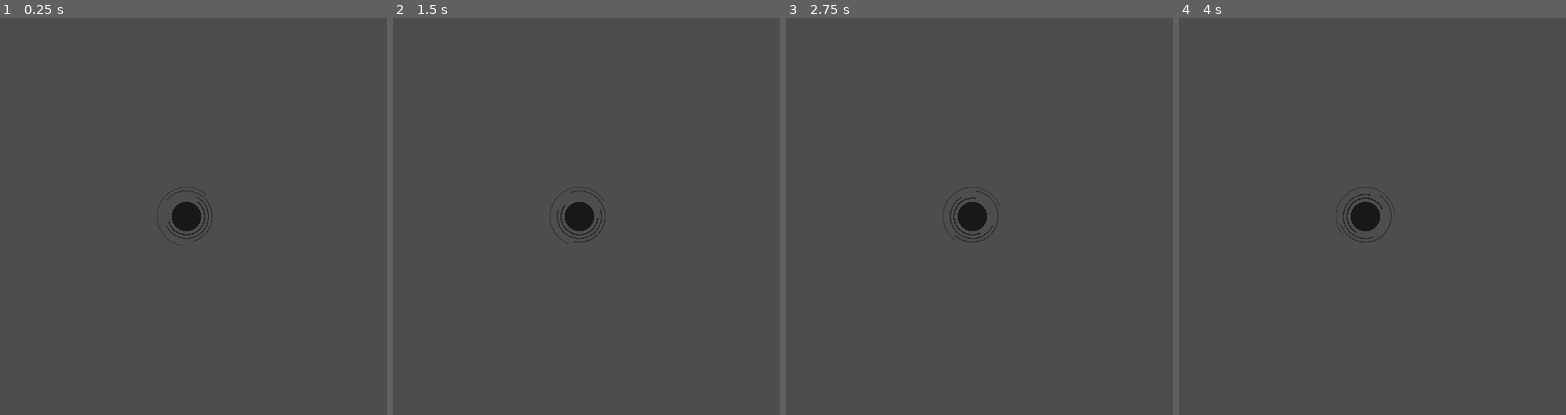
Above: before the commit, frames 1-4 (left to right).
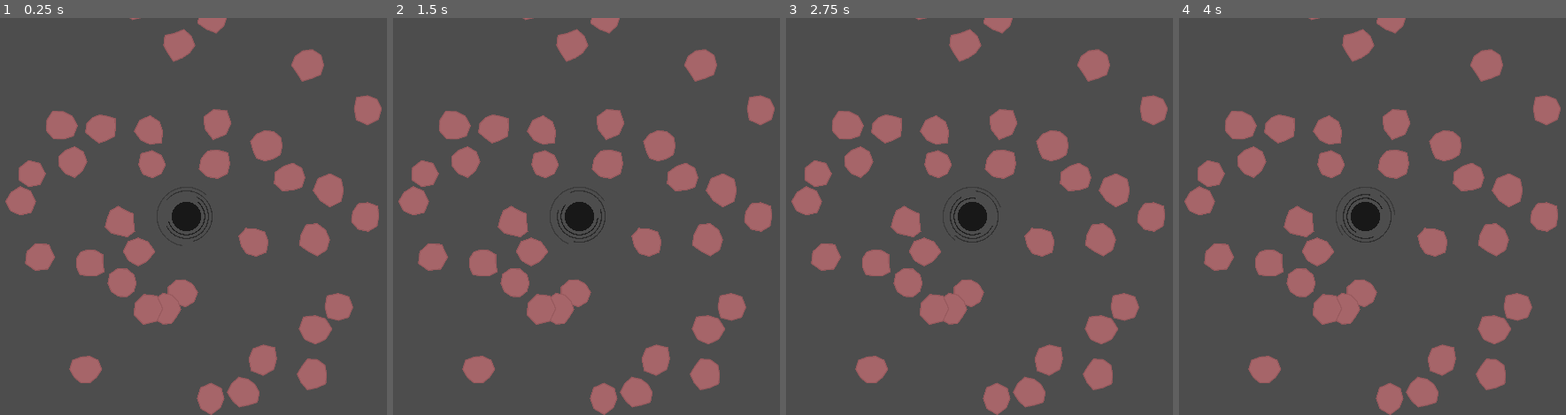
Above: after the commit, the same moments.

Repository: fatihceyln/a-game-about-feeding-a-black-hole
Game: Godot game, scene res://asteroid/main.tscn
The game is run twice, just before and just after one commit, with the same random seed, the same clock (stepped at 60 frames per second) and the same inputs. The project has no main scene, so this scene is started directly.
Inputs:
- Up to frame 1 (0.25 s): no input
- Up to frame 2 (1.5 s): tap Enter at 0.5 s
- Up to frame 3 (2.75 s): tap Space at 2 s
- Up to frame 4 (4 s): tap Enter at 2.75 s; tap Space at 3.5 s

The runs differ from the first frame. In frame 1, 14% of the frame differs, in the area x 1-99%, y 0-100%; in frame 2, 14%; in frame 3, 14%; in frame 4, 14%.

Commit message:
Add Main script for asteroid spawning logic and update scene references

Diff:
--- /dev/null
+++ b/asteroid/main.gd
@@ -0,0 +1,18 @@
+extends Node2D
+class_name Main
+
+const ASTEROID: PackedScene = preload("uid://db1ixbef0ki6")
+
+@export var asteroid_count: int = 35
+@export var spawn_radius_range: Vector2 = Vector2(160, 600)
+
+@onready var black_hole: BlackHole = $BlackHole
+
+func _ready() -> void:
+	for i: int in asteroid_count:
+		var asteroid: Asteroid = ASTEROID.instantiate()
+		var angle: float = TAU * float(i) / float(asteroid_count)
+		var distance: float = randf_range(spawn_radius_range.x, spawn_radius_range.y)
+		asteroid.position = black_hole.position
+		asteroid.position += Vector2.RIGHT.rotated(angle) * distance
+		add_child(asteroid)
--- a/asteroid/main.tscn
+++ b/asteroid/main.tscn
@@ -1,8 +1,10 @@
 [gd_scene format=3 uid="uid://rmp6037qba4j"]
 
 [ext_resource type="PackedScene" uid="uid://bja4tldd216g0" path="res://black_hole/black_hole.tscn" id="1_hl3t7"]
+[ext_resource type="Script" uid="uid://cv7mwq1ociqwq" path="res://asteroid/main.gd" id="1_x58q2"]
 
 [node name="Main" type="Node2D" unique_id=1692932168]
+script = ExtResource("1_x58q2")
 
 [node name="BlackHole" parent="." unique_id=703068609 instance=ExtResource("1_hl3t7")]
 position = Vector2(960, 540)
Not shown, added: asteroid/main.gd.uid
